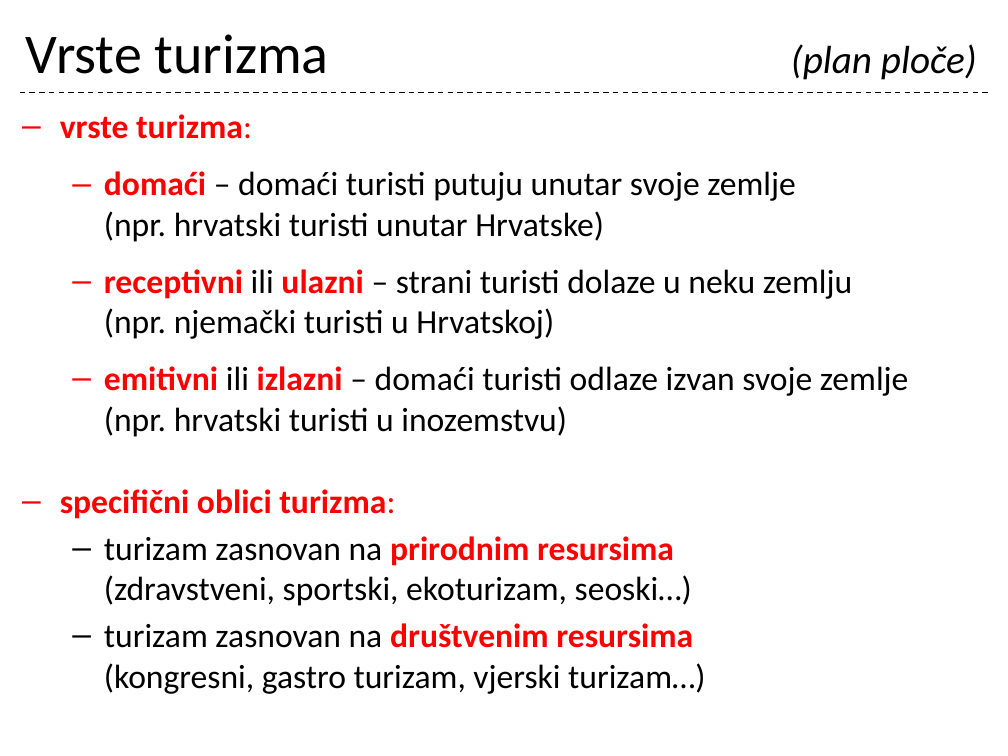
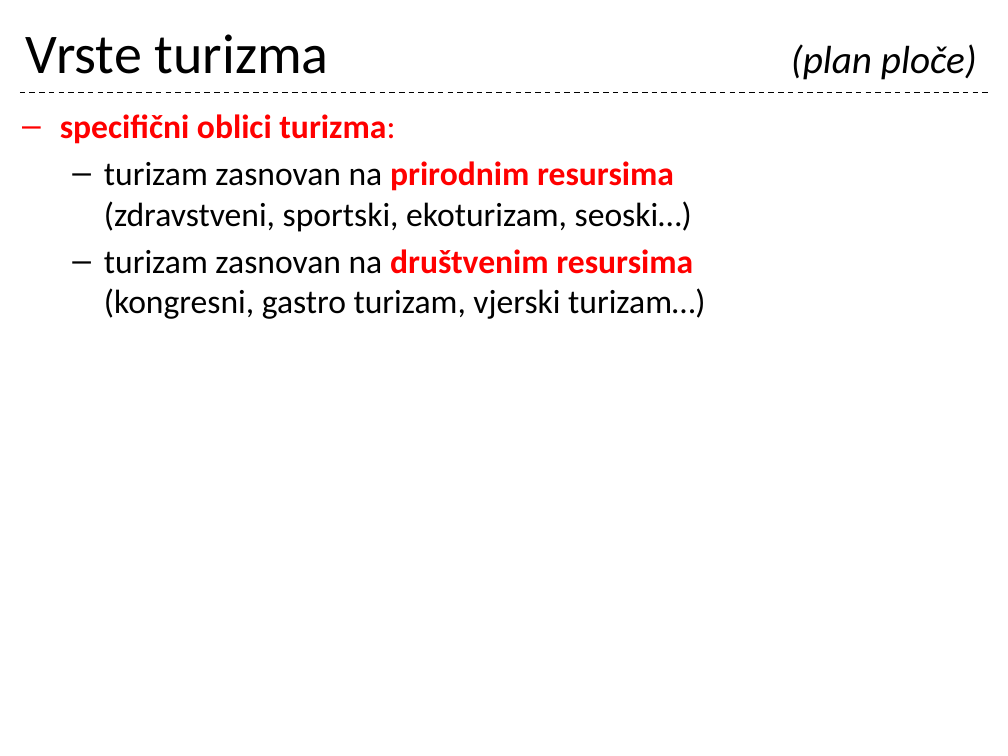
Before and after one commit to cornx/print, a slide deck: slide 30 of data/prezentacije/osnove_turizma/001_Turizam_uvod.pptx. Drawn at 1008x756 pixels with LibreOffice and Linux fonts; fonts in the diff are those of the drawing. Boxes give left, top, right and bottom in pixels: in the first picture for what was removed or moved away, otherwise in the second. Text is boxed around its words. In the diff, an @@ line names an element or a change of style, - is before the commit and + after.

```diff
--- a/data/prezentacije/osnove_turizma/001_Turizam_uvod.pptx
+++ b/data/prezentacije/osnove_turizma/001_Turizam_uvod.pptx
@@ text at <box>60,114,909,437</box>: paragraphs removed @@
-– vrste turizma:
-  – domaći – domaći turisti putuju unutar svoje zemlje
-    (npr. hrvatski turisti unutar Hrvatske)
-  – receptivni ili ulazni – strani turisti dolaze u neku zemlju
-    (npr. njemački turisti u Hrvatskoj)
-  – emitivni ili izlazni – domaći turisti odlaze izvan svoje zemlje
-    (npr. hrvatski turisti u inozemstvu)
```
Also in this commit, not shown: 10 other slides changed.
